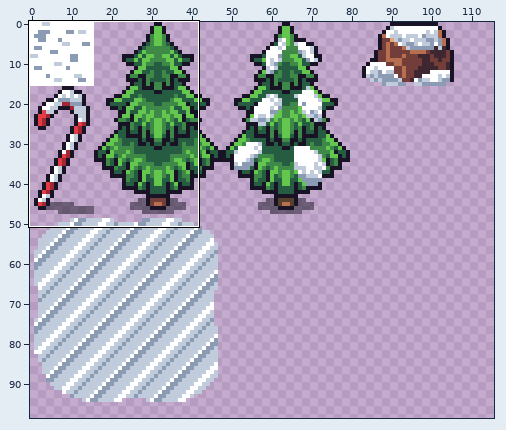
Two versions of one sprite sheet, Sprites/Tileset.png. Above: a wide view before the commit, with the close-up outlined.
Close-up. Earlier state:
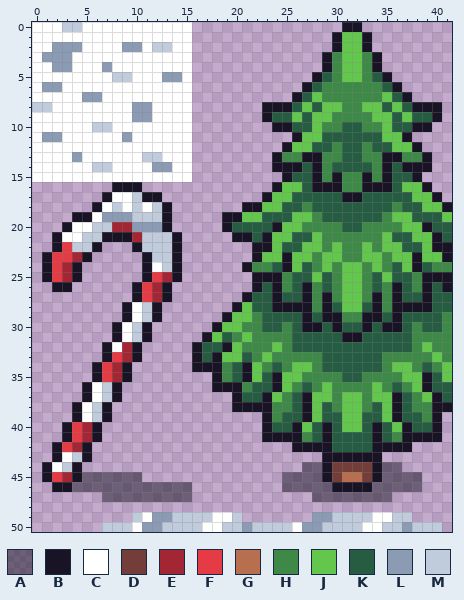
The file is 128x128 pixels. Shown: x 0..41, y 0..50. The wide view leaves out empty margins. The commit also changed other parts of the picture, which this record leaves out.
Palette (. is transparent): A #18142580  B #181425  C #ffffff  D #733e39  E #a22633  F #e43b44  G #b86f50  H #3e8948  J #63c74d  K #265c42  L #8b9bb4  M #c0cbdc
The result:
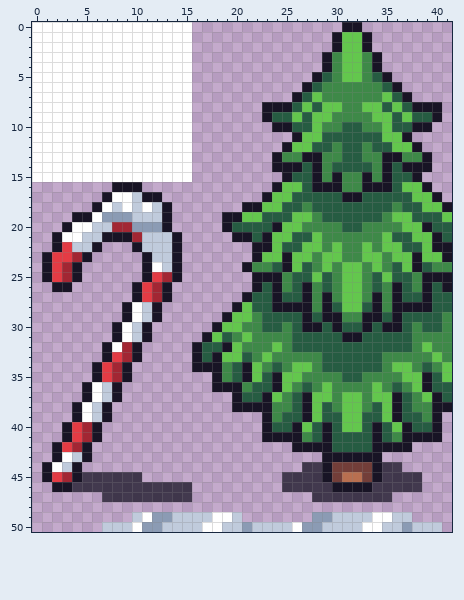
From old to new:
{"colour":"A","old":"#18142580","new":"#181425c0"}
{"y":0,"x":3,"old":"MM","new":"CC"}
{"y":2,"x":2,"old":"LLL","new":"CCC"}
{"y":2,"x":9,"old":"LL","new":"CC"}
{"y":2,"x":12,"old":"MM","new":"CC"}
{"y":3,"x":1,"old":"LLL","new":"CCC"}
{"y":4,"x":2,"old":"LL","new":"CC"}
{"y":4,"x":7,"old":"L","new":"C"}
{"y":5,"x":8,"old":"MM","new":"CC"}
{"y":5,"x":13,"old":"LL","new":"CC"}
{"y":6,"x":1,"old":"LL","new":"CC"}
{"y":7,"x":5,"old":"LL","new":"CC"}
{"y":8,"x":0,"old":"MM","new":"CC"}
{"y":8,"x":10,"old":"LL","new":"CC"}
{"y":9,"x":10,"old":"LL","new":"CC"}
{"y":10,"x":6,"old":"MM","new":"CC"}
{"y":11,"x":1,"old":"LL","new":"CC"}
{"y":11,"x":9,"old":"L","new":"C"}
{"y":13,"x":4,"old":"L","new":"C"}
{"y":13,"x":11,"old":"MM","new":"CC"}
{"y":14,"x":6,"old":"MM","new":"CC"}
{"y":14,"x":12,"old":"LL","new":"CC"}
{"label":"changed","picture_box":[32,22,182,172]}
{"label":"changed","picture_box":[282,462,422,502]}
{"label":"changed","picture_box":[72,472,192,502]}
